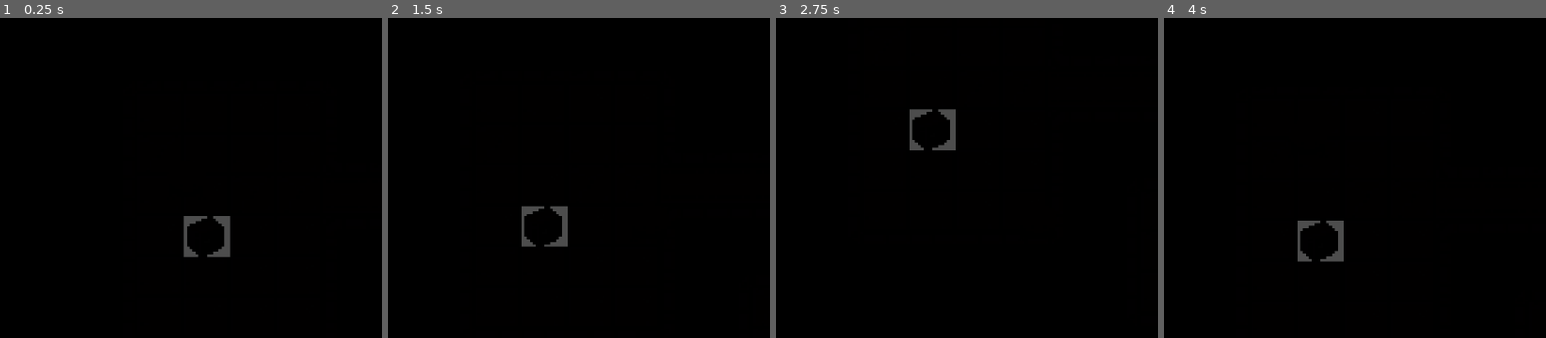
Above: before the commit, frames 1-4 (left to right).
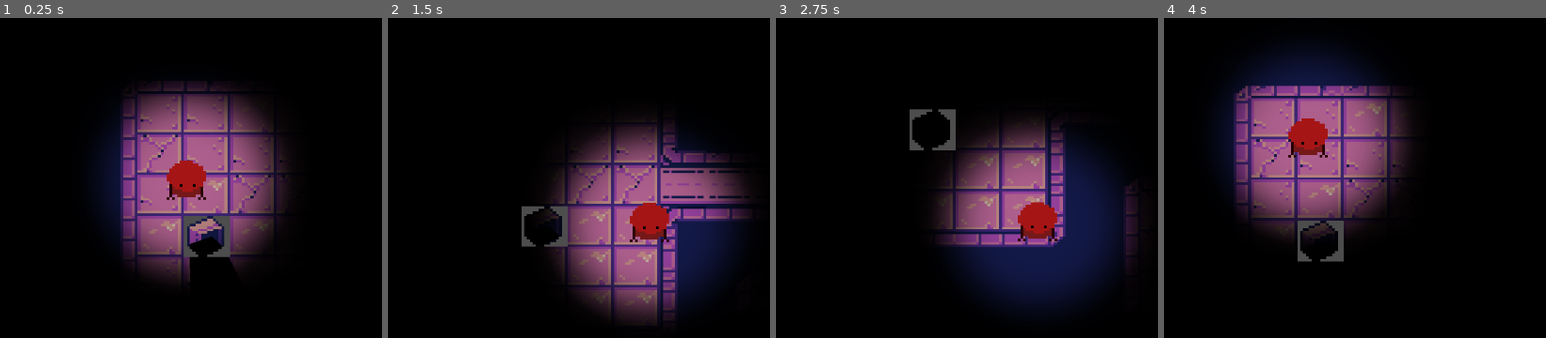
Above: after the commit, the same moments.

Repository: StudioXPEtudiant/23-24.FR.M.S4_A_Simple_Game
Game: Godot game, scene res://Scenes/TEST_level01.tscn
The game is run twice, just before and just after one commit, with the same random seed, the same clock (stepped at 60 frames per second) and the same inputs.
Inputs:
- Up to frame 1 (0.25 s): no input
- Up to frame 2 (1.5 s): tap Enter at 0.5 s; hold D (move_right) 0.53-1.28 s; hold S (move_down) from 1.28 s (still down)
- Up to frame 3 (2.75 s): release S (move_down) at 2.03 s; hold D (move_right) from 2.03 s (still down)
- Up to frame 4 (4 s): tap Space at 2.75 s; release D (move_right) at 2.78 s; hold W (move_up) 2.78-3.53 s; hold A (move_left) from 3.53 s (still down)

The runs differ from the first frame. In frame 1, 23% of the frame differs, in the area x 25-76%, y 19-83%; in frame 2, 24%, in the area x 41-95%, y 32-96%; in frame 3, 23%; in frame 4, 23%.

Commit message:
Ajout du systeme de Lumiere

Diff:
--- a/Scenes/TEST_level01.tscn
+++ b/Scenes/TEST_level01.tscn
@@ -1,11 +1,20 @@
-[gd_scene load_steps=7 format=3 uid="uid://bqwce73l0l4m4"]
+[gd_scene load_steps=10 format=3 uid="uid://bqwce73l0l4m4"]
 
 [ext_resource type="Script" path="res://Scripts/TEST_level01.gd" id="1_wldnw"]
 [ext_resource type="Texture2D" uid="uid://cp0aioukloj1b" path="res://TilePalette/CosmicLilac_Tiles.png" id="2_082fy"]
 [ext_resource type="PackedScene" uid="uid://cmf86jb278nla" path="res://Scenes/player.tscn" id="3_vdfq7"]
 
-[sub_resource type="OccluderPolygon2D" id="OccluderPolygon2D_3ongi"]
-polygon = PackedVector2Array(-6.59447, 4.20923, 0.420923, 1.40308, 4.75, 3.875, 2.736, 5.75262, 0.0701532, 7.22585, -2.45539, 8)
+[sub_resource type="OccluderPolygon2D" id="OccluderPolygon2D_87emr"]
+polygon = PackedVector2Array(-6.75, -1.25, 6.625, -1.375, 6.875, 2.25, 5.75, 2.625, 6, 5.75, -5.875, 5.75, -5.625, 3.25, -6.75, 2.25)
+
+[sub_resource type="OccluderPolygon2D" id="OccluderPolygon2D_ucaky"]
+polygon = PackedVector2Array(-6.125, 3.125, 1.625, 0, 5.625, 4.125, -2.875, 8)
+
+[sub_resource type="OccluderPolygon2D" id="OccluderPolygon2D_ndf0o"]
+polygon = PackedVector2Array(-5.96308, -0.841846, 5.96308, -0.631385, 5.75, 5.625, 4.75, 6.625, -4.70031, 6.80493, -6.10339, 5.82277)
+
+[sub_resource type="OccluderPolygon2D" id="OccluderPolygon2D_wwv5g"]
+polygon = PackedVector2Array(-6.625, -0.375, 6.75, -0.25, 6.625, 4.875, -6.625, 5.125)
 
 [sub_resource type="TileSetAtlasSource" id="TileSetAtlasSource_rfxoj"]
 texture = ExtResource("2_082fy")
@@ -199,12 +208,14 @@
 9:2/0/terrains_peering_bit/top_side = 1
 9:2/0/terrains_peering_bit/top_right_corner = 1
 10:2/0 = 0
+10:2/0/occlusion_layer_0/polygon = SubResource("OccluderPolygon2D_87emr")
 10:2/0/physics_layer_0/linear_velocity = Vector2(0, 0)
 10:2/0/physics_layer_0/angular_velocity = 0.0
 11:2/0 = 0
 11:2/0/physics_layer_0/linear_velocity = Vector2(0, 0)
 11:2/0/physics_layer_0/angular_velocity = 0.0
 12:2/0 = 0
+12:2/0/occlusion_layer_0/polygon = SubResource("OccluderPolygon2D_ndf0o")
 12:2/0/physics_layer_0/linear_velocity = Vector2(0, 0)
 12:2/0/physics_layer_0/angular_velocity = 0.0
 0:3/0 = 0
@@ -286,7 +297,7 @@
 9:3/0/terrains_peering_bit/top_side = 1
 9:3/0/terrains_peering_bit/top_right_corner = 1
 10:3/0 = 0
-10:3/0/occlusion_layer_0/polygon = SubResource("OccluderPolygon2D_3ongi")
+10:3/0/occlusion_layer_0/polygon = SubResource("OccluderPolygon2D_ucaky")
 10:3/0/physics_layer_0/linear_velocity = Vector2(0, 0)
 10:3/0/physics_layer_0/angular_velocity = 0.0
 10:3/0/physics_layer_0/polygon_0/points = PackedVector2Array(-2.375, 2.25, 1.0625, 0.25, 4.5625, 2.4375, 5.83363, 4.33103, 1.32583, 6.89429, -1.94454, 8, -6.71751, 4.24264)
@@ -336,6 +347,7 @@
 11:4/0/physics_layer_0/linear_velocity = Vector2(0, 0)
 11:4/0/physics_layer_0/angular_velocity = 0.0
 12:4/0 = 0
+12:4/0/occlusion_layer_0/polygon = SubResource("OccluderPolygon2D_wwv5g")
 12:4/0/physics_layer_0/linear_velocity = Vector2(0, 0)
 12:4/0/physics_layer_0/angular_velocity = 0.0
 0:5/0 = 0
--- a/Scenes/player.tscn
+++ b/Scenes/player.tscn
@@ -1,26 +1,11 @@
-[gd_scene load_steps=7 format=3 uid="uid://cmf86jb278nla"]
+[gd_scene load_steps=5 format=3 uid="uid://cmf86jb278nla"]
 
 [ext_resource type="Script" path="res://Scripts/player.gd" id="1_iynr0"]
-[ext_resource type="Texture2D" uid="uid://dyowum81pgs1c" path="res://Imports/TinyRanch_Characters.png" id="1_w78h2"]
 [ext_resource type="Texture2D" uid="uid://cdupva2lwtt0o" path="res://Imports/MiniPersoDeTest.png" id="3_1slrq"]
+[ext_resource type="Texture2D" uid="uid://meor5yiepy8c" path="res://Imports/light.png" id="4_ub0f1"]
 
 [sub_resource type="RectangleShape2D" id="RectangleShape2D_ih1tb"]
 size = Vector2(7.14286, 8.28572)
-
-[sub_resource type="AtlasTexture" id="AtlasTexture_41kjn"]
-atlas = ExtResource("1_w78h2")
-region = Rect2(8, 0, 8, 9)
-
-[sub_resource type="SpriteFrames" id="SpriteFrames_l866c"]
-animations = [{
-"frames": [{
-"duration": 1.0,
-"texture": SubResource("AtlasTexture_41kjn")
-}],
-"loop": true,
-"name": &"default",
-"speed": 5.0
-}]
 
 [node name="Player" type="CharacterBody2D"]
 scale = Vector2(7, 7)
@@ -31,11 +16,6 @@
 [node name="CollisionShape2D" type="CollisionShape2D" parent="."]
 position = Vector2(1.02179e-07, 2.21389e-07)
 shape = SubResource("RectangleShape2D_ih1tb")
-
-[node name="AnimatedSprite2D" type="AnimatedSprite2D" parent="."]
-visible = false
-texture_filter = 1
-sprite_frames = SubResource("SpriteFrames_l866c")
 
 [node name="Camera2D" type="Camera2D" parent="."]
 zoom = Vector2(4, 4)
@@ -50,3 +30,9 @@
 [node name="Sprite2D" type="Sprite2D" parent="."]
 texture_filter = 1
 texture = ExtResource("3_1slrq")
+
+[node name="PointLight2D" type="PointLight2D" parent="."]
+energy = 203.35
+shadow_enabled = true
+texture = ExtResource("4_ub0f1")
+texture_scale = 0.3
